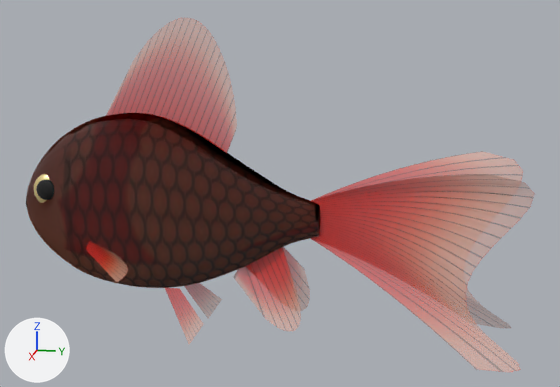
A saved change to the glTF model models/ryukin_2.glb.
Camera for both pictures: a 50 mm camera at (1.355, 0.278, 0.385) aimed at (-0.004, 0.006, 0.046). Every picture has the same lights, and +X, +Y and +Z are marked at lower left. The picture after the commit comes second. Where no turn or scale is listed for an object, it has been applied to the vertices.

In view in the first picture: 'body', 'fins' and 2 more.
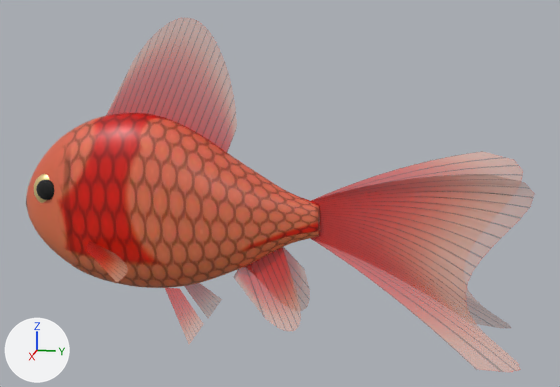
Location of each change, (x1, y1, x2, y2) in pixels of the pictures (560 x 387 px):
```json
{"object": "body", "change": "surface changed", "before": [26, 113, 320, 288], "after": [26, 113, 320, 288], "on screen": "brown to red"}
```

Edits to the scene script, one JSON object a line:
```json
{"op": "remove", "block": "mat_body", "code": "n3 = _N.new('ShaderNodeNormalMap'); n3.name = 'Normal Map'"}
{"op": "remove", "block": "mat_body", "code": "n3.uv_map = 'UVMap'"}
{"op": "remove", "block": "mat_body", "code": "n4 = _N.new('ShaderNodeTexImage'); n4.name = 'Image Texture.001'"}
{"op": "remove", "block": "mat_body", "code": "n4.image = img_ryukin_2_normal"}
{"block": "mat_body", "where": "n0 = _N.new('ShaderNodeBsdfPrincipled'); n0.name = 'Principled BSDF'"}
{"op": "remove", "block": "mat_body", "code": "_L.new(n3.outputs[0], n0.inputs[5])  # 'Normal' to 'Normal'"}
{"op": "remove", "block": "mat_body", "code": "_L.new(n4.outputs[0], n3.inputs[1])  # 'Color' to 'Color'"}
```
